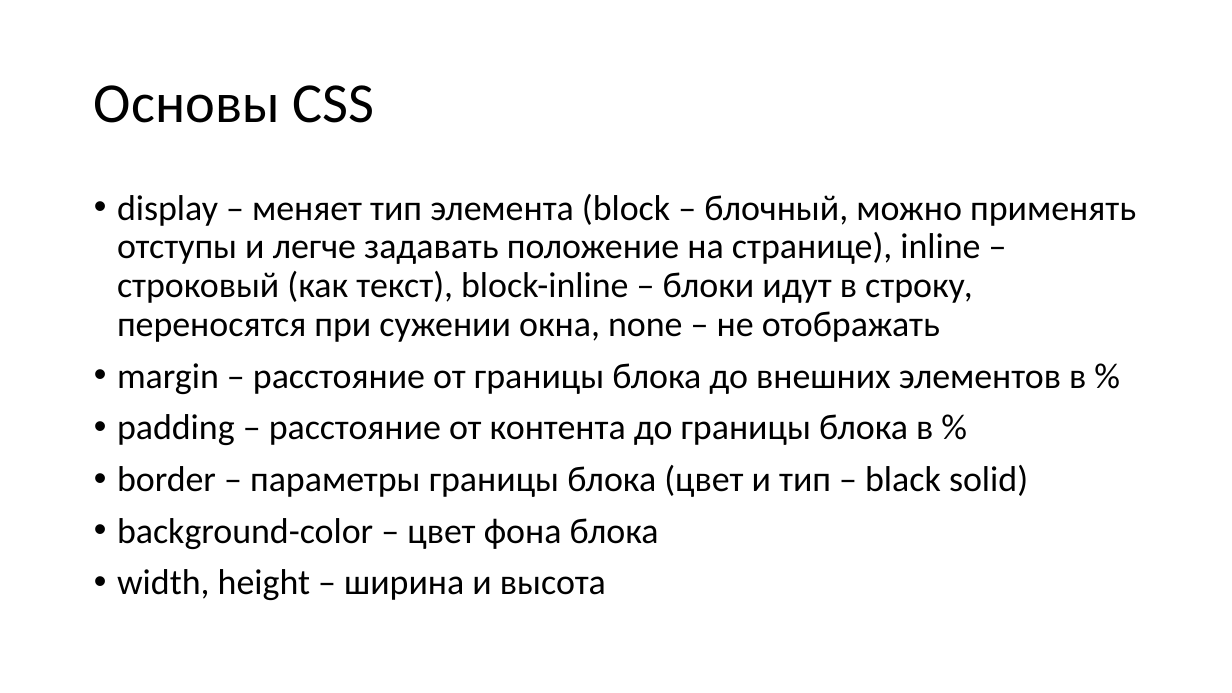
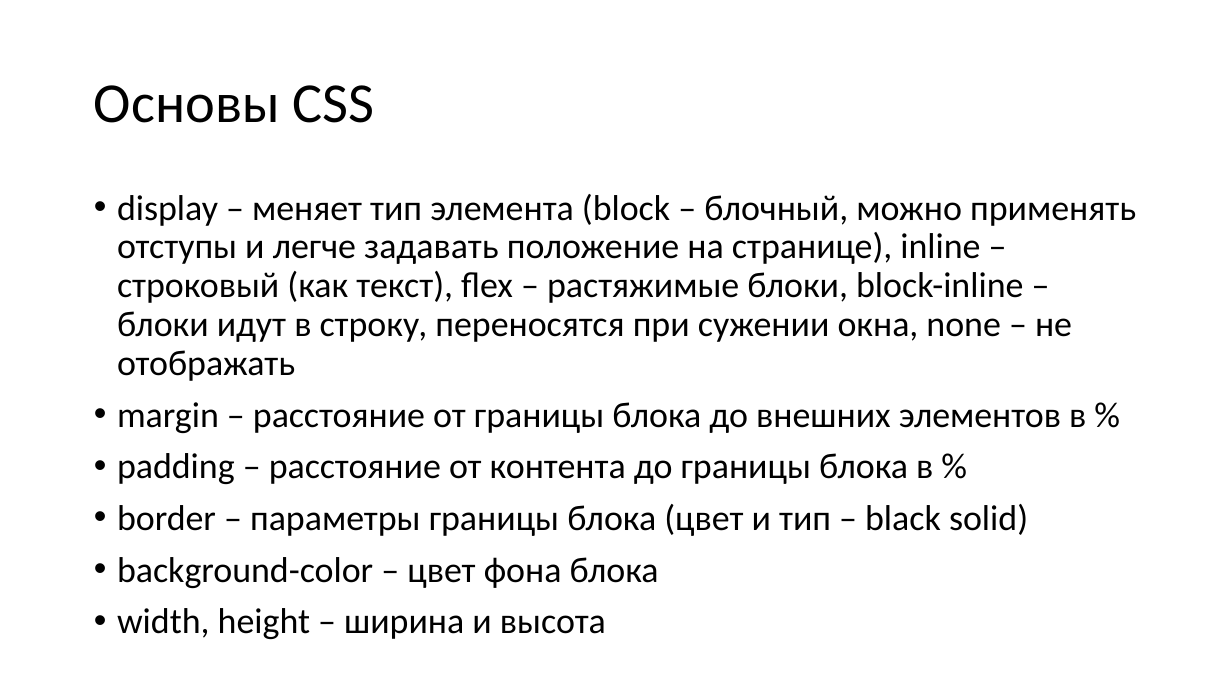
Before and after one commit to heymynameis/web-development, a slide deck: slide 109 of Лекции web.pptx (slide 108 before the commit). Drawn at 1232x693 pixels with LibreOffice and Linux fonts; fonts in the diff are those of the drawing. Boxes give left, top, right and bottom in pixels: in the first picture for what was removed or moved away, otherwise in the second. Text is boxed around its words. In the diff, an @@ line names an element or a change of style, - is before the commit and + after.

```diff
--- a/Лекции web.pptx
+++ b/Лекции web.pptx
@@ text at [117, 194, 1136, 381]: text changed @@
-• display – меняет тип элемента (block – блочный, можно применять отступы и легче задавать положение на странице), inline – строковый (как текст), block-inline – блоки идут в строку, переносятся при сужении окна, none – не отображать
+• display – меняет тип элемента (block – блочный, можно применять отступы и легче задавать положение на странице), inline – строковый (как текст), flex – растяжимые блоки, block-inline – блоки идут в строку, переносятся при сужении окна, none – не отображать
```
Also in this commit, not shown: 2 other slides changed, 1 slide added, 32 other files.
